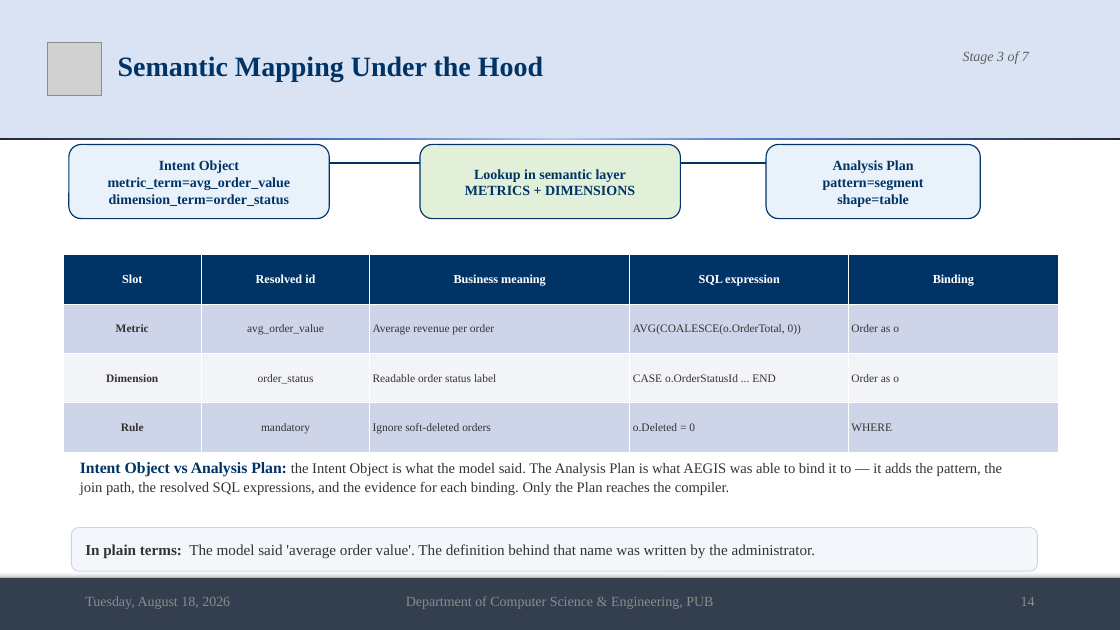
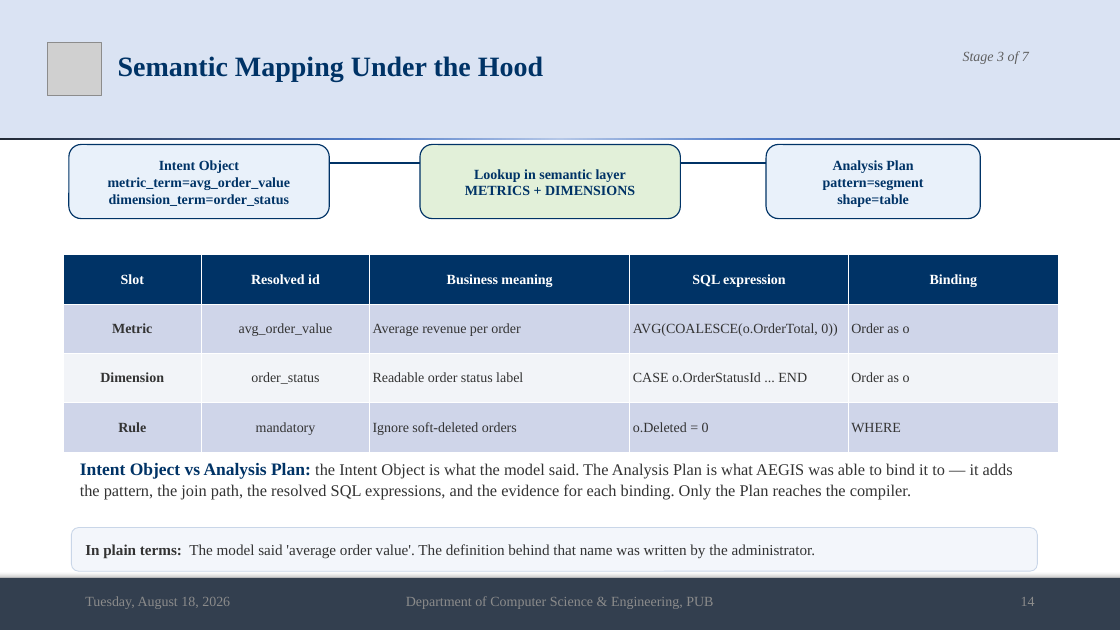
Before and after one commit to md-riaz/AEGIS-Research, a slide deck: slide 14 of docs/scripts/Md_Riaz_Final_Defense_0322310105101024.pptx. Drawn at 1120x630 pixels with LibreOffice and Linux fonts; fonts in the diff are those of the drawing; grey boxes stand for pictures. Boxes give left, top, right and bottom in pixels: in the first picture for what was removed or moved away, otherwise in the second. Text is boxed around its words. In the diff, an @@ line names an element or a change of style, - is before the commit and + after.

```diff
--- a/docs/scripts/Md_Riaz_Final_Defense_0322310105101024.pptx
+++ b/docs/scripts/Md_Riaz_Final_Defense_0322310105101024.pptx
@@ table at <box>63,255,1059,444</box> @@
@@ size 10.5 to 12 pt in "Slot", "Resolved id", "Business meaning", "SQL expression" and 1 more places @@
@@ size 9.8 to 12 pt in "Metric", "avg_order_value", "Average revenue per order", "AVG(COALESCE(o.OrderTotal, 0))" and 11 more places @@
@@ text "Intent Object vs Analysis Plan: ..." at <box>80,463,1013,500</box>: size 13.5 to 15 pt in "Intent Object vs Analysis Plan:"; size 12.5 to 14 pt in "the Intent Object is what the model ..." @@
```
Also in this commit, not shown: 18 other slides changed, 1 slide added, 7 other files.
